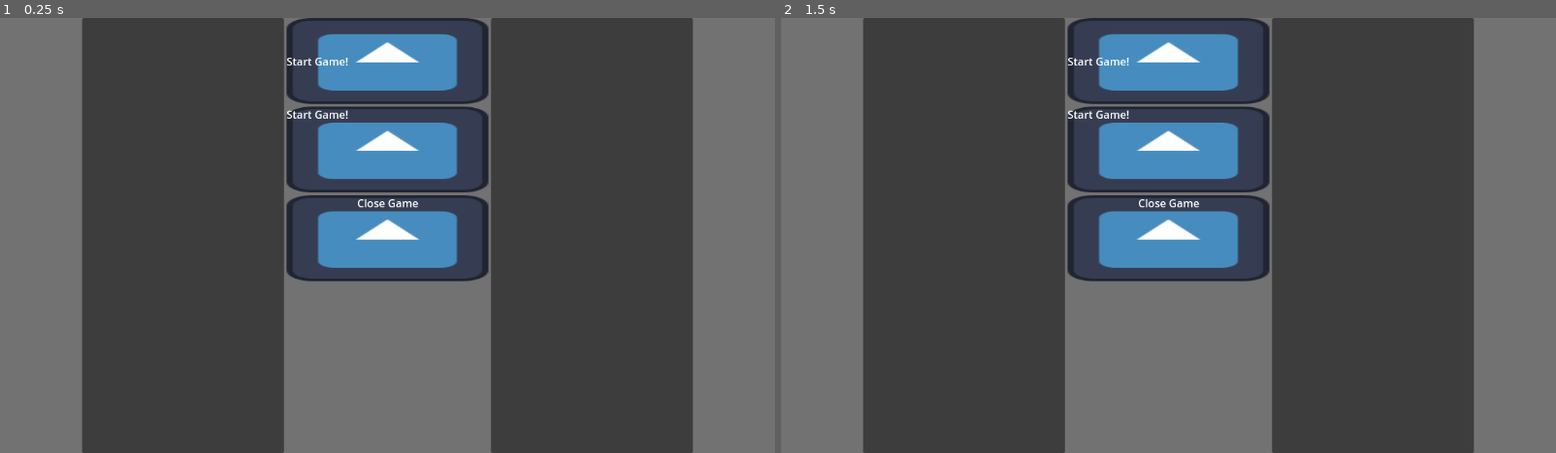
Above: before the commit, frames 1-2 (left to right).
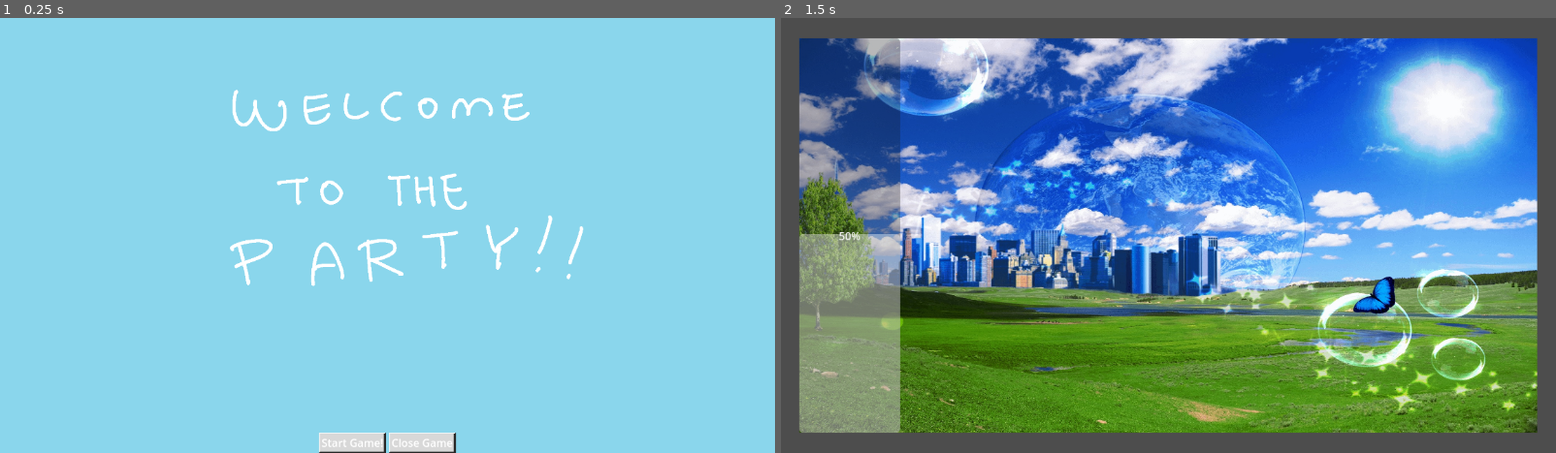
Above: after the commit, the same moments.

Repository: MayerDaniel/ggj2025_bubble_soiree
Game: Godot game, scene res://Scenes/StartMenu/StartMenu.tscn
Two runs of this game, one before a commit and one after it. Both use one fixed random seed, a clock stepped at 60 frames per second and the inputs below. Before the commit the project has no main scene; this scene is started directly in both runs. The engine's default icon, where the game draws it, is replaced by a stand-in: a white triangle on a blue panel in a dark square.
Inputs (mouse positions are in pixels of both pictures, inside the frame that each line leads up to):
- Up to frame 1 (0.25 s): no input
- Up to frame 2 (1.5 s): click "Start Game!" at 0.5 s; click (1168, 61) at 1.25 s, where only the run before the commit has a clickable "Start Game!"

The runs differ from the first frame. In frame 1, 100% of the frame differs, in the area x 0-100%, y 0-100%; in frame 2, 93%.

Commit message:
StartMenu works lol

Diff:
--- a/bubbly!/Scenes/PartyScreen/prompt_and_answers.tscn
+++ b/bubbly!/Scenes/PartyScreen/prompt_and_answers.tscn
@@ -34,6 +34,7 @@
 [node name="RichTextLabel" type="RichTextLabel" parent="PromptBox/MarginContainer"]
 custom_minimum_size = Vector2(900, 0)
 layout_mode = 2
+theme_override_colors/default_color = Color(0, 0, 0, 1)
 text = "Lorem ipsum dollar test one two three Lorem ipsum dollar test one two three Lorem ipsum dollar test one two three Lorem ipsum dollar test one two three "
 fit_content = true
 
--- a/bubbly!/Scenes/PartyScreen/response_box.tscn
+++ b/bubbly!/Scenes/PartyScreen/response_box.tscn
@@ -1,7 +1,7 @@
 [gd_scene load_steps=5 format=3 uid="uid://bui47g1mffbt0"]
 
 [ext_resource type="Script" path="res://Scenes/PartyScreen/response_box.gd" id="1_6dvmf"]
-[ext_resource type="Texture2D" uid="uid://bmur31kodch3" path="res://Resources/Images/GGJ25_9Slice.png" id="2_nic83"]
+[ext_resource type="Texture2D" uid="uid://b72j1f7ov6577" path="res://Resources/Images/GGJ25_9sliceSpeechbubble.png" id="2_rb5j4"]
 [ext_resource type="Texture2D" uid="uid://c1qkxjrq47pex" path="res://Resources/Images/GGJ25_BGColor.png" id="2_wiye6"]
 
 [sub_resource type="StyleBoxEmpty" id="StyleBoxEmpty_4ep7i"]
@@ -15,7 +15,7 @@
 
 [node name="NinePatchRect" type="NinePatchRect" parent="."]
 layout_mode = 2
-texture = ExtResource("2_nic83")
+texture = ExtResource("2_rb5j4")
 patch_margin_left = 27
 patch_margin_top = 30
 patch_margin_right = 28
@@ -29,11 +29,13 @@
 theme_override_constants/margin_bottom = 30
 
 [node name="TextureRect" type="TextureRect" parent="MarginContainer"]
+visible = false
 layout_mode = 2
 texture = ExtResource("2_wiye6")
 
 [node name="RichTextLabel" type="RichTextLabel" parent="MarginContainer"]
 custom_minimum_size = Vector2(260, 0)
 layout_mode = 2
+theme_override_colors/default_color = Color(0.31982, 0.527251, 1, 1)
 text = "Example answer that is at least this long lol"
 scroll_active = false
--- a/bubbly!/Scenes/StartMenu/StartMenu.tscn
+++ b/bubbly!/Scenes/StartMenu/StartMenu.tscn
@@ -1,6 +1,9 @@
-[gd_scene load_steps=2 format=3 uid="uid://dnknxjqk7y3cj"]
+[gd_scene load_steps=5 format=3 uid="uid://dnknxjqk7y3cj"]
 
-[ext_resource type="Texture2D" uid="uid://b4x4fsm8proap" path="res://icon.svg" id="1_i1t71"]
+[ext_resource type="Script" path="res://Scenes/StartMenu/start_menu.gd" id="1_4btcs"]
+[ext_resource type="Texture2D" uid="uid://uln2enxjeb8c" path="res://Resources/Images/GGJ25_StartScreen.png" id="1_docn3"]
+[ext_resource type="Texture2D" uid="uid://bfrakp48auaib" path="res://Resources/Images/GGJ25_Button.png" id="2_8ag20"]
+[ext_resource type="PackedScene" uid="uid://d3gjmg03sgh08" path="res://Scenes/PartyScreen/GameScreen.tscn" id="2_cynk6"]
 
 [node name="StartMenu" type="Control"]
 layout_mode = 3
@@ -9,80 +12,65 @@
 anchor_bottom = 1.0
 grow_horizontal = 2
 grow_vertical = 2
+script = ExtResource("1_4btcs")
+game_scene = ExtResource("2_cynk6")
 
-[node name="ColorRect" type="ColorRect" parent="."]
+[node name="ColorRect" type="TextureRect" parent="."]
 layout_mode = 1
 anchors_preset = 15
 anchor_right = 1.0
 anchor_bottom = 1.0
 grow_horizontal = 2
 grow_vertical = 2
-color = Color(0.446777, 0.446777, 0.446777, 1)
+texture = ExtResource("1_docn3")
+expand_mode = 1
 
-[node name="HBoxContainer" type="HBoxContainer" parent="."]
+[node name="VBoxContainer" type="VBoxContainer" parent="."]
+custom_minimum_size = Vector2(300, 0)
 layout_mode = 1
 anchors_preset = 15
 anchor_right = 1.0
 anchor_bottom = 1.0
 grow_horizontal = 2
 grow_vertical = 2
+alignment = 2
+
+[node name="HBoxContainer" type="HBoxContainer" parent="VBoxContainer"]
+layout_mode = 2
 alignment = 1
 
-[node name="PanelContainer" type="PanelContainer" parent="HBoxContainer"]
-custom_minimum_size = Vector2(300, 0)
-layout_mode = 2
-
-[node name="VBoxContainer" type="VBoxContainer" parent="HBoxContainer"]
-custom_minimum_size = Vector2(300, 0)
-layout_mode = 2
-
-[node name="TextureButton3" type="TextureButton" parent="HBoxContainer/VBoxContainer"]
+[node name="StartButton" type="TextureButton" parent="VBoxContainer/HBoxContainer"]
+custom_minimum_size = Vector2(100, 0)
 layout_mode = 2
 action_mode = 0
-texture_normal = ExtResource("1_i1t71")
+texture_normal = ExtResource("2_8ag20")
 stretch_mode = 0
 
-[node name="Label" type="Label" parent="HBoxContainer/VBoxContainer/TextureButton3"]
+[node name="Label" type="Label" parent="VBoxContainer/HBoxContainer/StartButton"]
 layout_mode = 1
-anchors_preset = 14
-anchor_top = 0.5
+anchors_preset = 15
 anchor_right = 1.0
-anchor_bottom = 0.5
-offset_top = -11.5
-offset_bottom = 11.5
+anchor_bottom = 1.0
 grow_horizontal = 2
 grow_vertical = 2
 text = "Start Game!"
+horizontal_alignment = 1
+vertical_alignment = 1
 
-[node name="GameButton" type="TextureButton" parent="HBoxContainer/VBoxContainer"]
+[node name="QuitButton" type="TextureButton" parent="VBoxContainer/HBoxContainer"]
+custom_minimum_size = Vector2(100, 0)
 layout_mode = 2
 action_mode = 0
-texture_normal = ExtResource("1_i1t71")
+texture_normal = ExtResource("2_8ag20")
 stretch_mode = 0
 
-[node name="Label" type="Label" parent="HBoxContainer/VBoxContainer/GameButton"]
-layout_mode = 0
-offset_right = 40.0
-offset_bottom = 23.0
-text = "Start Game!"
-
-[node name="TextureButton2" type="TextureButton" parent="HBoxContainer/VBoxContainer"]
-layout_mode = 2
-action_mode = 0
-texture_normal = ExtResource("1_i1t71")
-stretch_mode = 0
-
-[node name="Label" type="Label" parent="HBoxContainer/VBoxContainer/TextureButton2"]
+[node name="Label" type="Label" parent="VBoxContainer/HBoxContainer/QuitButton"]
 layout_mode = 1
-anchors_preset = 5
-anchor_left = 0.5
-anchor_right = 0.5
-offset_left = -45.5
-offset_right = 45.5
-offset_bottom = 23.0
+anchors_preset = 15
+anchor_right = 1.0
+anchor_bottom = 1.0
 grow_horizontal = 2
+grow_vertical = 2
 text = "Close Game"
-
-[node name="PanelContainer2" type="PanelContainer" parent="HBoxContainer"]
-custom_minimum_size = Vector2(300, 0)
-layout_mode = 2
+horizontal_alignment = 1
+vertical_alignment = 1
--- /dev/null
+++ b/bubbly!/Scenes/StartMenu/start_menu.gd
@@ -0,0 +1,24 @@
+extends Control
+
+@export var game_scene: PackedScene
+
+@onready var start_button: TextureButton = get_node("VBoxContainer/HBoxContainer/StartButton")
+@onready var quit_button: TextureButton = get_node("VBoxContainer/HBoxContainer/QuitButton")
+
+# Called when the node enters the scene tree for the first time.
+func _ready():
+	start_button.pressed.connect(_on_start_button_pressed)
+	quit_button.pressed.connect(_on_quit_button_pressed)
+
+	pass # Replace with function body.
+
+
+# Called every frame. 'delta' is the elapsed time since the previous frame.
+func _process(delta):
+	pass
+
+func _on_start_button_pressed():
+	get_tree().change_scene_to_packed(game_scene)
+
+func _on_quit_button_pressed():
+	get_tree().quit()
--- a/bubbly!/project.godot
+++ b/bubbly!/project.godot
@@ -11,6 +11,7 @@
 [application]
 
 config/name="bubbly!"
+run/main_scene="res://Scenes/StartMenu/StartMenu.tscn"
 config/features=PackedStringArray("4.3", "Mobile")
 config/icon="res://icon.svg"
 
